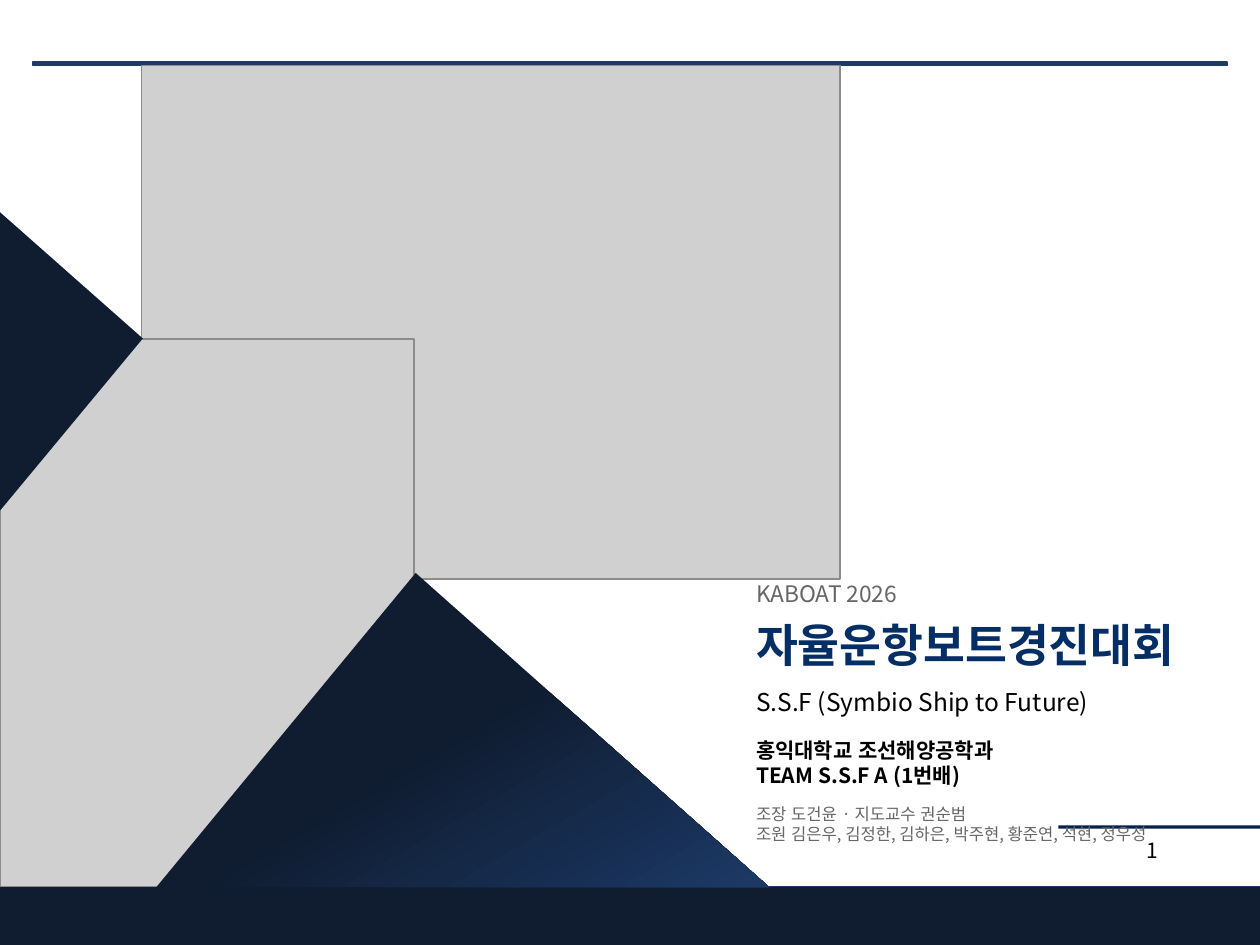
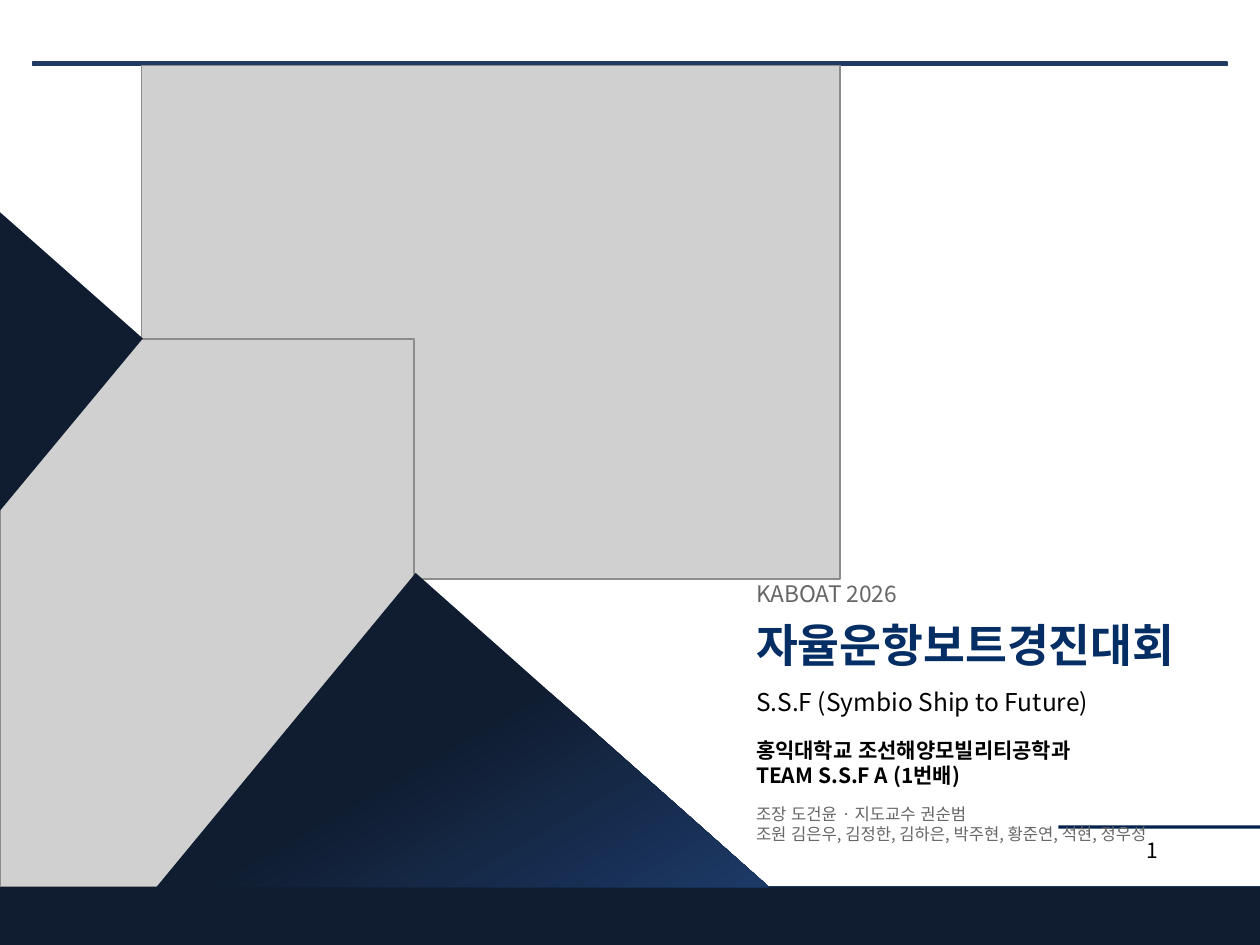
Before and after one commit to unmatsutake377-rgb/ros2_ws, a slide deck: slide 1 of docs/전달용/보고서_분담/발표자료_SSF_A.pptx. Drawn at 1260x945 pixels with LibreOffice and Linux fonts; fonts in the diff are those of the drawing; grey boxes stand for pictures. Boxes give left, top, right and bottom in pixels: in the first picture for what was removed or moved away, otherwise in the second. Text is boxed around its words. In the diff, an @@ line names an element or a change of style, - is before the commit and + after.

```diff
--- a/docs/전달용/보고서_분담/발표자료_SSF_A.pptx
+++ b/docs/전달용/보고서_분담/발표자료_SSF_A.pptx
@@ text at (756, 740, 1070, 760): text changed @@
-홍익대학교 조선해양공학과
+홍익대학교 조선해양모빌리티공학과
```
Also in this commit, not shown: 9 other files.
